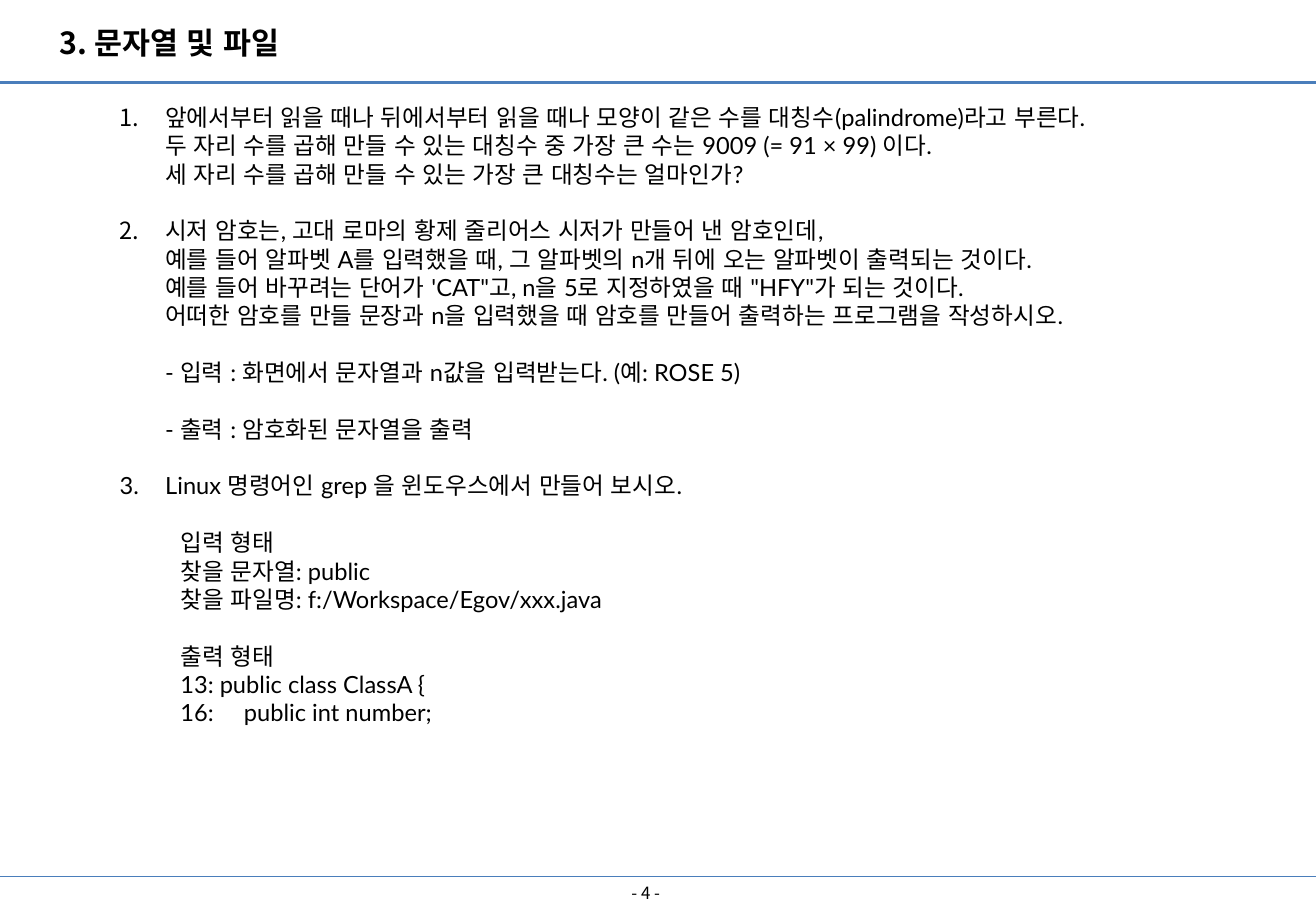
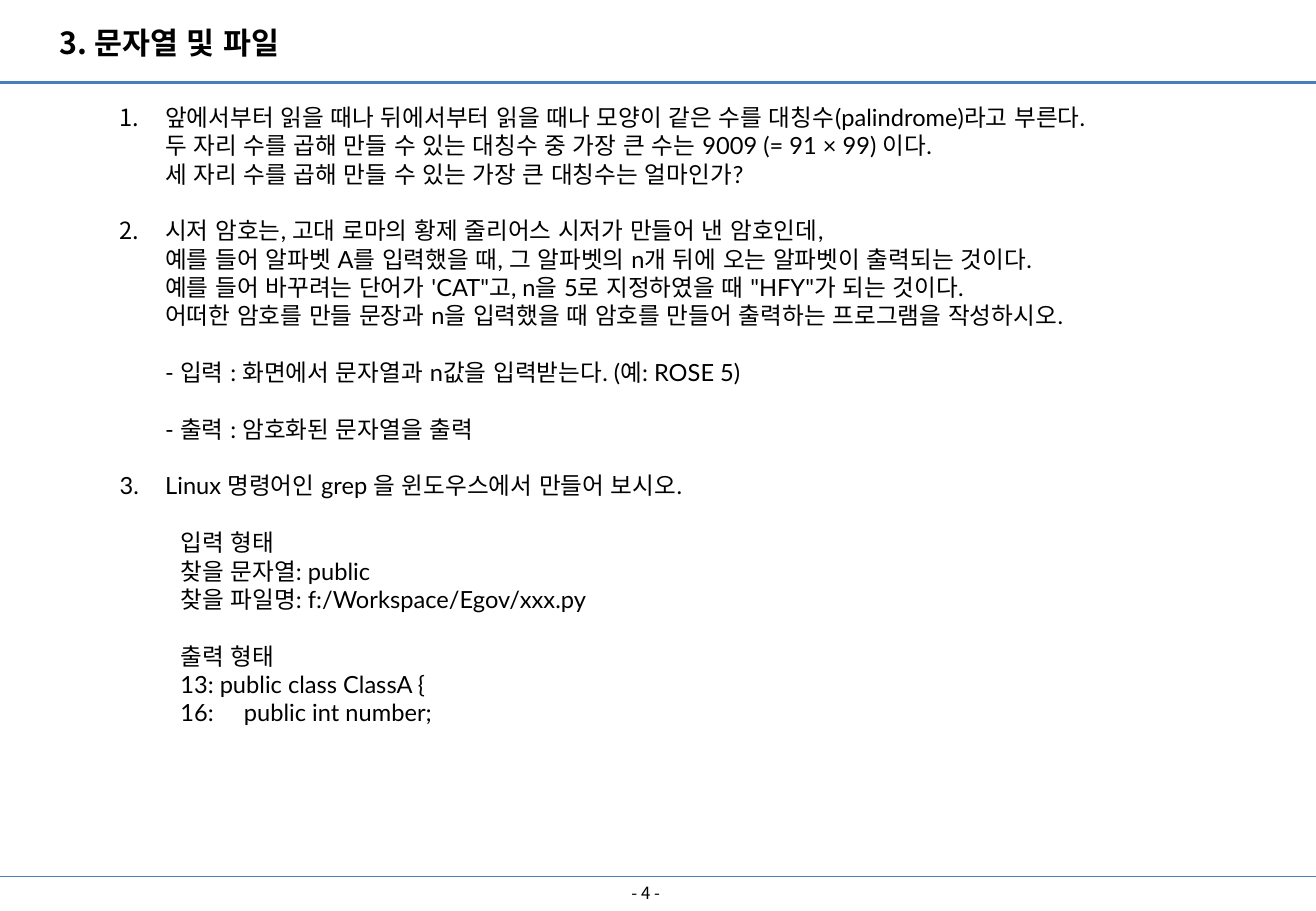
Before and after one commit to Heechul90/Python, a slide deck: slide 5 of Homework/파이썬 연습문제.pptx. Drawn at 1316x911 pixels with LibreOffice and Linux fonts; fonts in the diff are those of the drawing. Boxes give left, top, right and bottom in pixels: in the first picture for what was removed or moved away, otherwise in the second. Text is boxed around its words. In the diff, an @@ line names an element or a change of style, - is before the commit and + after.

```diff
--- a/Homework/파이썬 연습문제.pptx
+++ b/Homework/파이썬 연습문제.pptx
@@ text at [180,588,586,613]: text changed @@
-    찾을 파일명: f:/Workspace/Egov/xxx.java
+    찾을 파일명: f:/Workspace/Egov/xxx.py
```
Also in this commit, not shown: 1 slide added.
